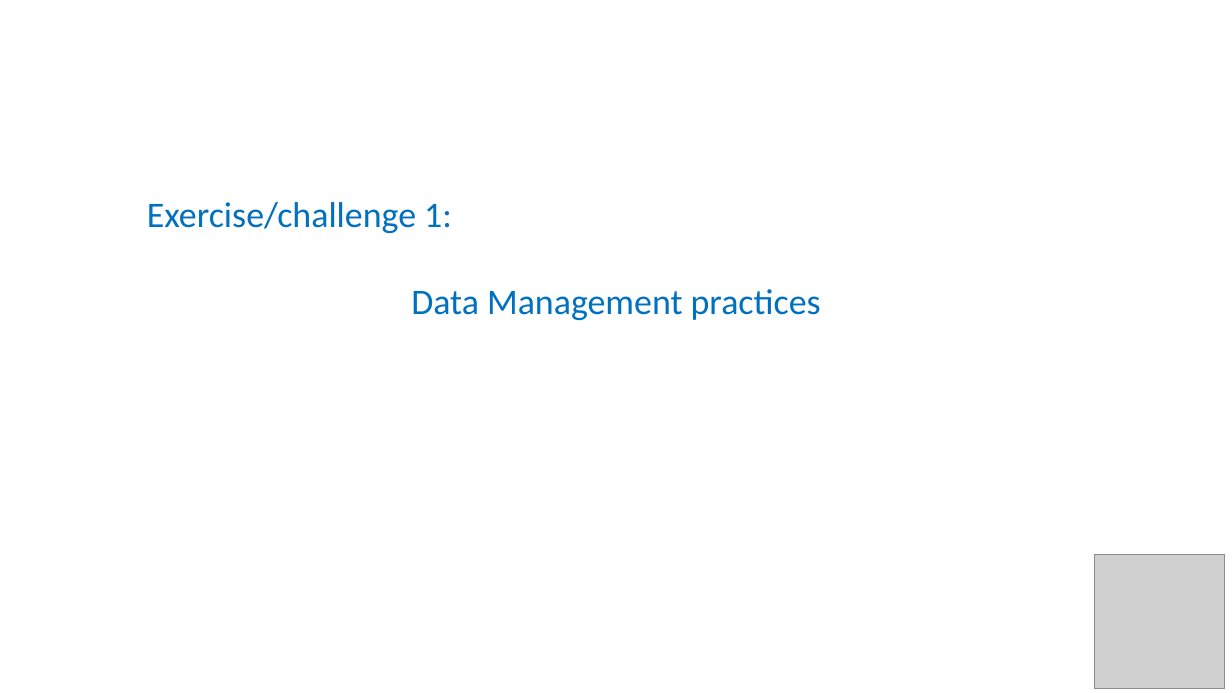
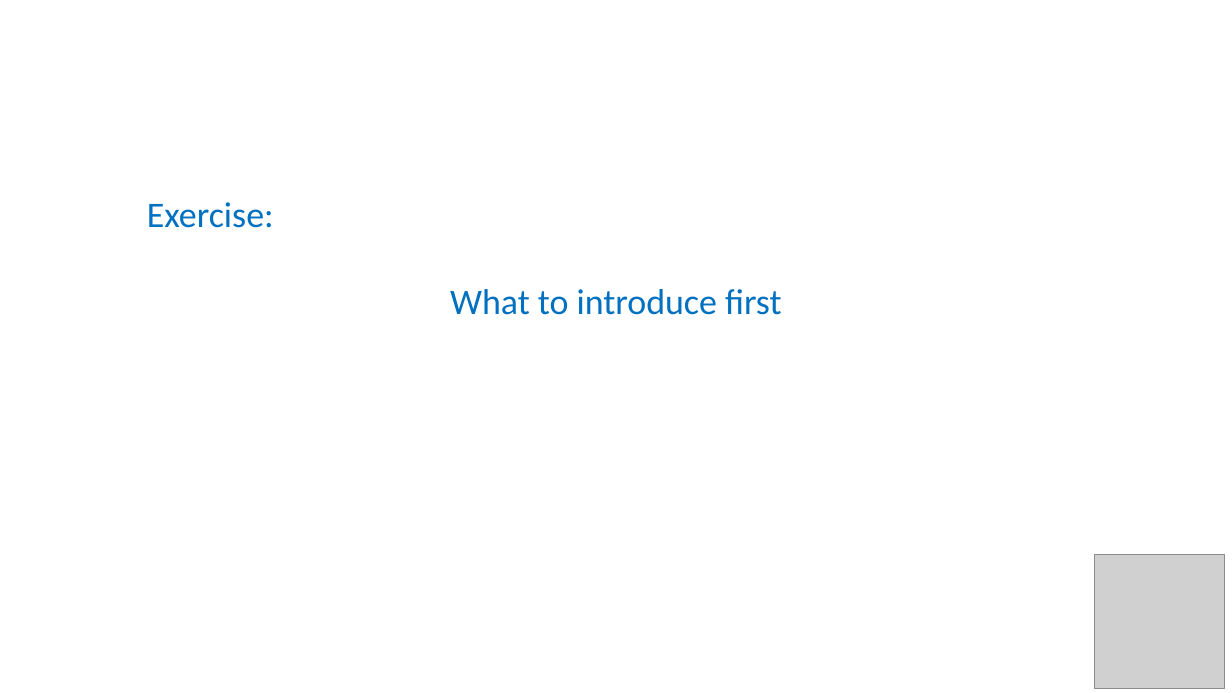
Before and after one commit to tobyhodges/probable-enigma, a slide deck: slide 2 of instructors/06-Wrapping_up.pptx (slide 3 before the commit). Drawn at 1232x693 pixels with LibreOffice and Linux fonts; fonts in the diff are those of the drawing; grey boxes stand for pictures. Boxes give left, top, right and bottom in pixels: in the first picture for what was removed or moved away, otherwise in the second. Text is boxed around its words. In the diff, an @@ line names an element or a change of style, - is before the commit and + after.

```diff
--- a/instructors/06-Wrapping_up.pptx
+++ b/instructors/06-Wrapping_up.pptx
@@ text at [147, 202, 782, 315]: text changed @@
-Exercise/challenge 1:
-Data Management practices
+Exercise:
+What to introduce first
```
Also in this commit, not shown: 3 slides added, 1 slide removed.
